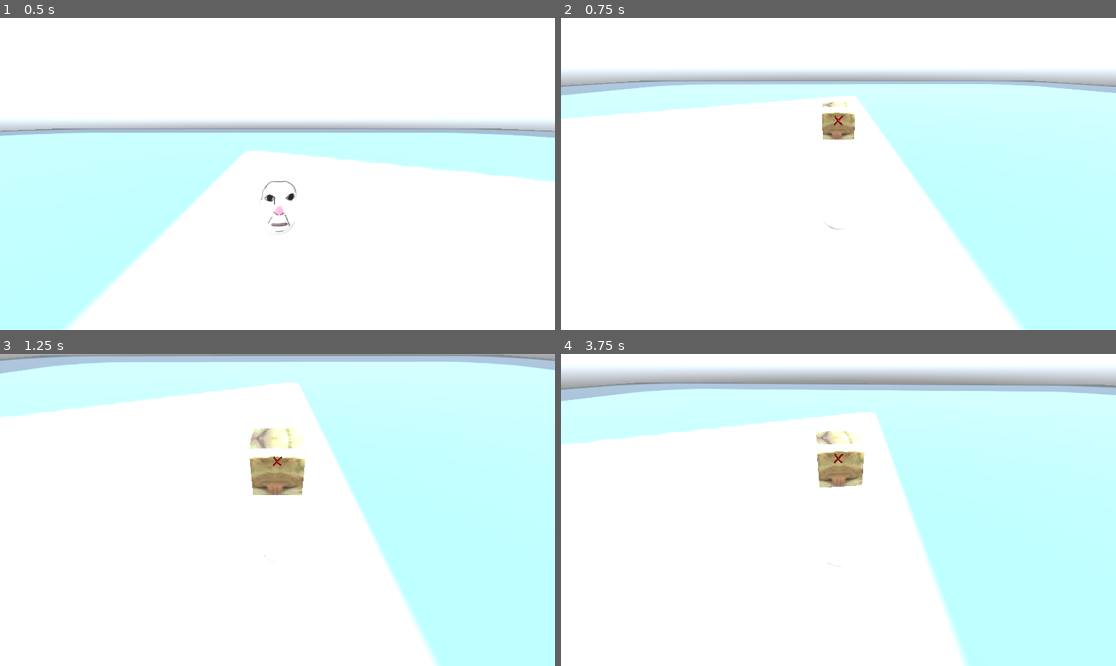
Above: before the commit, frames 1-4 (two rows, left to right).
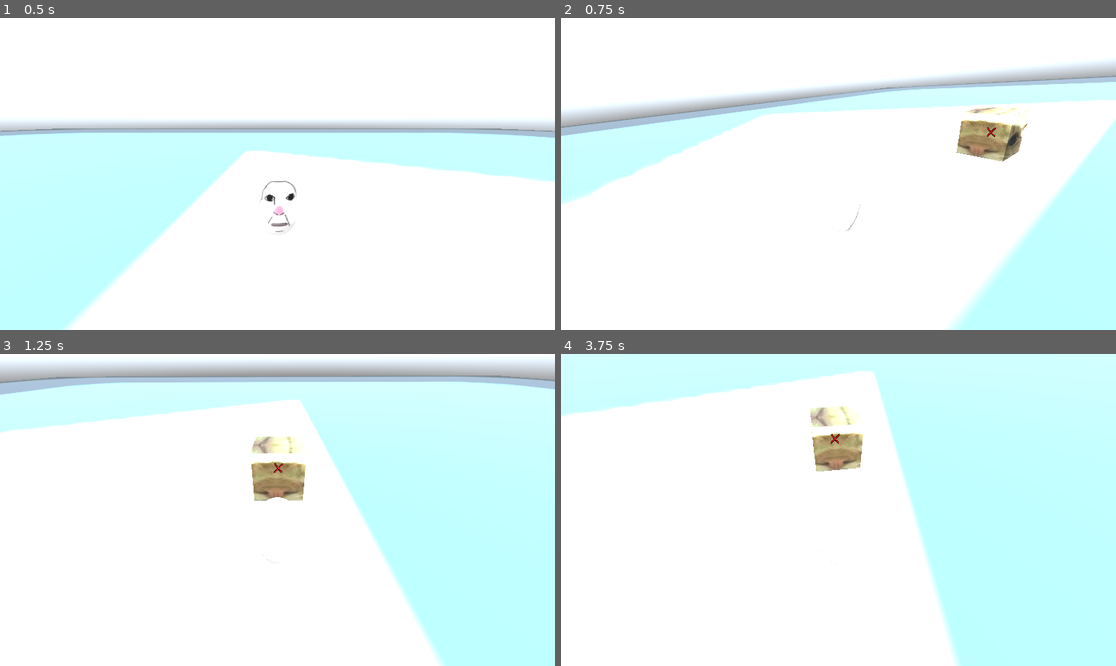
Above: after the commit, the same moments.

Repository: tabyrocket/rat-souls
Game: Godot game, scene res://scenes/test_scene.tscn
Same seed, same stepped clock (60 frames per second), same inputs: the game is played once before the commit and once after it. The engine's default icon, where the game draws it, is replaced by a stand-in: a white triangle on a blue panel in a dark square. A sky picture missing from this copy of the repository is replaced by a grey-blue gradient.
Inputs (mouse positions are in pixels of both pictures, inside the frame that each line leads up to):
- Up to frame 1 (0.5 s): no input
- Up to frame 2 (0.75 s): move the mouse to (866, 174) at 0.52 s; hold W (move_forward) from 0.53 s (still down); tap Q (lock_on) at 0.6 s
- Up to frame 3 (1.25 s): keep holding W (move_forward)
- Up to frame 4 (3.75 s): keep holding W (move_forward); move the mouse to (810, 510) at 1.27 s; click (810, 510) at 1.35 s; tap Q (lock_on) at 1.55, 2.3, 2.85, 3.6 s; move the mouse to (849, 503) at 2.02 s; tap Space (dodge) at 2.1 s; move the mouse to (832, 516) at 2.77 s; move the mouse to (877, 513) at 3.52 s

Frame 1 is identical in both runs. In frame 2, 30% of the frame differs, in the area x 0-100%, y 14-100%; in frame 3, 14%; in frame 4, 19%.

Commit message:
Smoother camera lock-on

Diff:
--- a/rat-souls/characters/player/player.gd
+++ b/rat-souls/characters/player/player.gd
@@ -12,9 +12,10 @@
 @export var controller_look_sensitivity: float = 2.0
 @export var min_look_angle_deg: float = -60.0
 @export var max_look_angle_deg: float = 20.0
-@export var lock_on_range: float = 15.0
+@export var lock_on_range: float = 30.0
 @export var lock_on_height_offset: float = -2.0
 @export var lock_rotation_speed: float = 10.0
+@export var lock_camera_look_speed: float = 8.0
 
 # Movement tuning
 @export var speed: float = 6.0
@@ -131,7 +132,13 @@
 
 	var target_rotation: float = atan2(lock_direction.x, lock_direction.z)
 	rotation.y = lerp_angle(rotation.y, target_rotation, lock_rotation_speed * delta)
-	camera_pivot.look_at(target_pos, Vector3.UP)
+
+	# Smooth camera orientation toward target to avoid lock-on snap.
+	var current_transform: Transform3D = camera_pivot.global_transform
+	var desired_transform: Transform3D = current_transform.looking_at(target_pos, Vector3.UP)
+	var blend: float = clamp(lock_camera_look_speed * delta, 0.0, 1.0)
+	current_transform.basis = current_transform.basis.slerp(desired_transform.basis, blend)
+	camera_pivot.global_transform = current_transform
 
 
 func _has_lock_target() -> bool:
